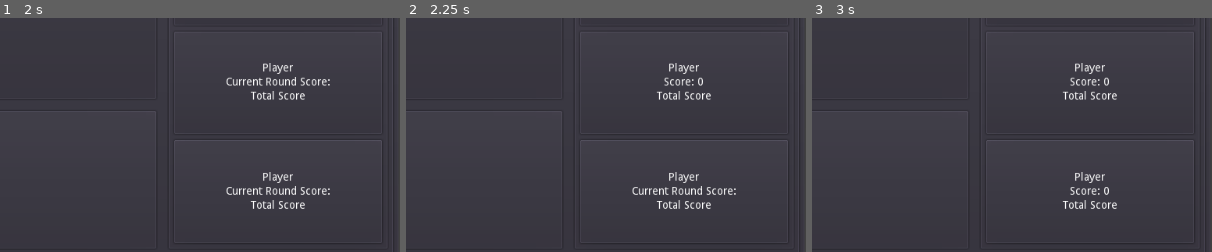
Above: before the commit, frames 1-3 (left to right).
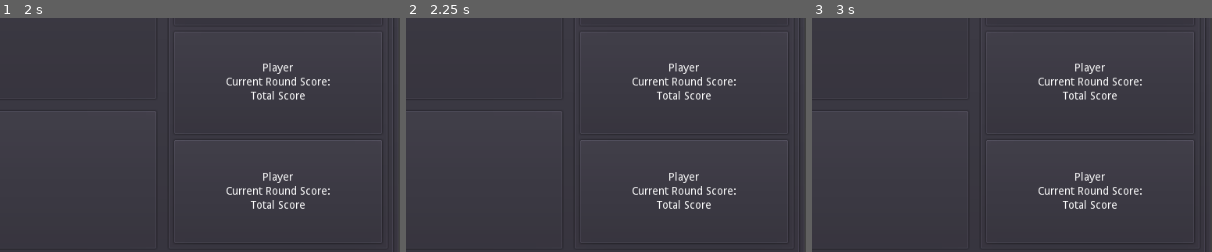
Above: after the commit, the same moments.

Repository: zacryol/spindle-of-serendipity
Game: Godot game, scene res://game/GamePanel.tscn
Two runs of this game, one before a commit and one after it. Both use one fixed random seed, a clock stepped at 60 frames per second and the inputs below. This scene is started directly instead of the project's main scene.
Inputs:
- Up to frame 1 (2 s): click "Spin!" at 0.5 s; click "Q" at 1.25 s
- Up to frame 2 (2.25 s): click "W" at 2 s
- Up to frame 3 (3 s): click "E" at 2.75 s
The pictures show only the part of the screen within x 50-100%, y 48-98%; the shares and areas given below are measured in that part.

Frame 1 is identical in both runs. In frame 2, 0.5% of the frame differs, in the area x 56-83%, y 25-30%; in frame 3, 1.0%, in the area x 56-83%, y 25-76%.
Error in both runs: Division By Zero in operator '%'. (res://system/singletons/EntryManager.gd:20)

Commit message:
Have to spin before guessing

Diff:
--- a/game/GamePanel.tscn
+++ b/game/GamePanel.tscn
@@ -93,3 +93,4 @@
 [connection signal="letters_revealed" from="PanelContainer/VBoxContainer/PanelContainer2/HSplitContainer/VSplitContainer/EntryDisplay" to="PanelContainer/VBoxContainer/PanelContainer2/HSplitContainer/VSplitContainer2/Spindle" method="_letters_guessed"]
 [connection signal="key_pressed" from="PanelContainer/VBoxContainer/PanelContainer2/HSplitContainer/VSplitContainer/Keyboard" to="PanelContainer/VBoxContainer/PanelContainer2/HSplitContainer/VSplitContainer/EntryDisplay" method="_on_letter_guessed"]
 [connection signal="score" from="PanelContainer/VBoxContainer/PanelContainer2/HSplitContainer/VSplitContainer2/Spindle" to="PanelContainer/VBoxContainer/PanelContainer2/HSplitContainer/VSplitContainer2/PlayersPanel" method="_score_gained"]
+[connection signal="spun" from="PanelContainer/VBoxContainer/PanelContainer2/HSplitContainer/VSplitContainer2/Spindle" to="PanelContainer/VBoxContainer/PanelContainer2/HSplitContainer/VSplitContainer/EntryDisplay" method="_on_Spindle_spun"]
--- a/game/components/EntryDisplay.gd
+++ b/game/components/EntryDisplay.gd
@@ -2,6 +2,11 @@
 
 signal letters_revealed(number)
 
+enum {
+	MODE_DISABLED
+	MODE_ENABLED
+}
+var current_mode := MODE_DISABLED
 var entry_text : String
 var bool_mask : Dictionary = {
 	"A":false,
@@ -57,9 +62,15 @@
 	return display_text
 
 func _on_letter_guessed(letter: String):
-	var guess = letter.substr(0, 1)
-	if bool_mask.has(guess):
-		bool_mask[guess] = true
-		$EntryLabel.text = get_display_text()
-		emit_signal("letters_revealed", entry_text.countn(guess))
+	if current_mode == MODE_ENABLED:
+		var guess = letter.substr(0, 1)
+		if bool_mask.has(guess):
+			bool_mask[guess] = true
+			$EntryLabel.text = get_display_text()
+			emit_signal("letters_revealed", entry_text.countn(guess))
+			current_mode = MODE_DISABLED
 	pass
+
+func _on_Spindle_spun():
+	current_mode = MODE_ENABLED
+	pass # Replace with function body.
--- a/game/components/Spindle.gd
+++ b/game/components/Spindle.gd
@@ -2,6 +2,7 @@
 
 var current_value : int
 signal score(points)
+signal spun
 var enabled := true
 
 func _ready():
@@ -16,3 +17,4 @@
 		current_value = (randi() % 10 + 1) * 5
 		$ScoringLabel.text = "Score: " + str(current_value)
 		enabled = false
+		emit_signal("spun")
